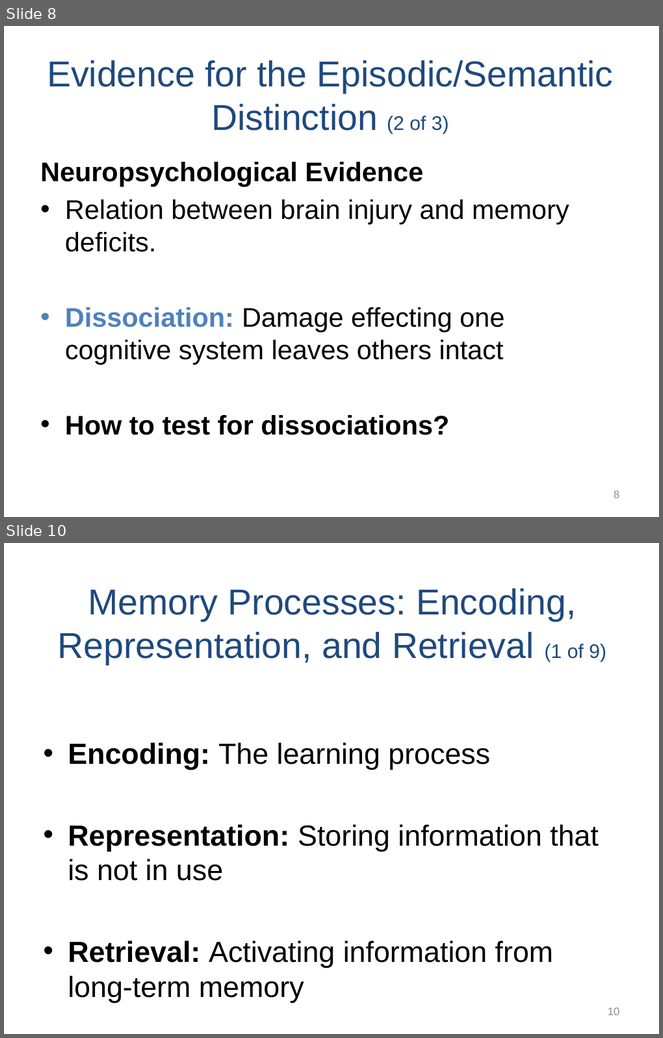
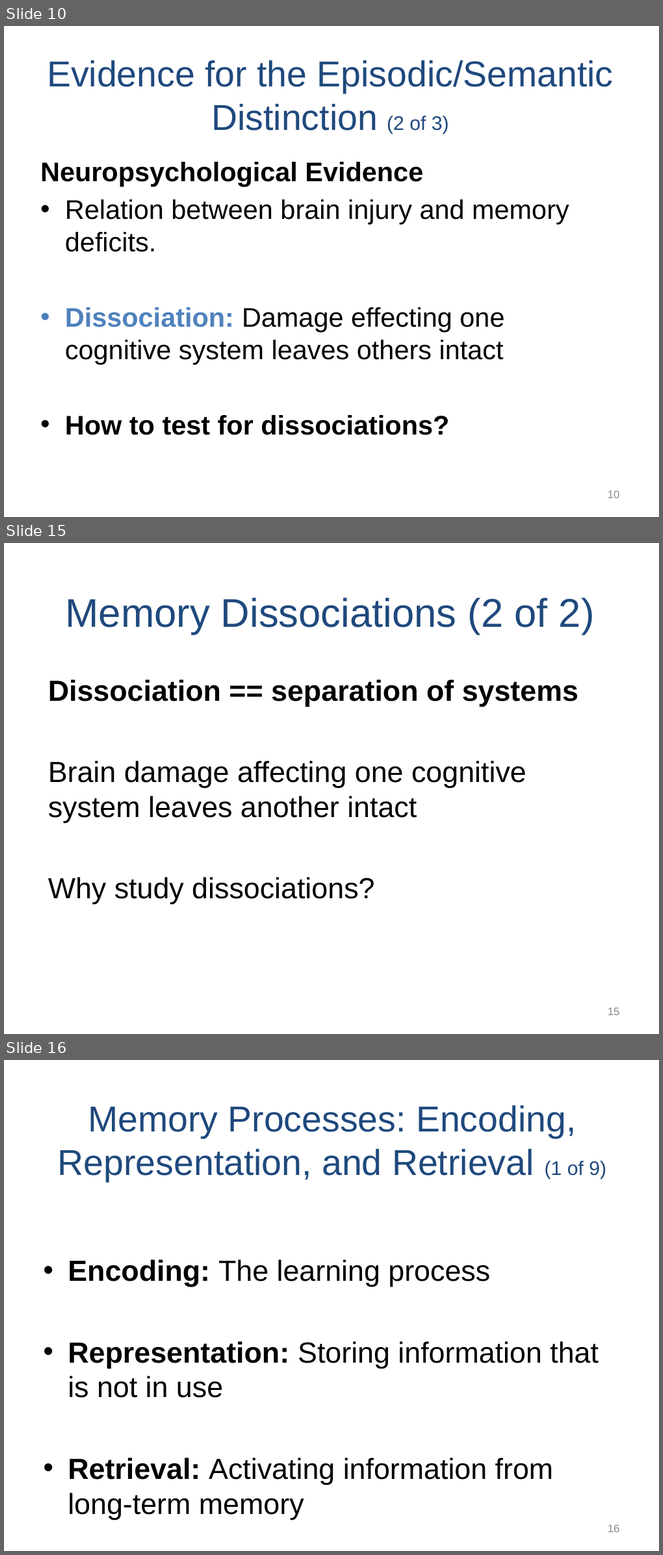
Before and after one commit to npm27/Teaching-Materials, a slide deck: Memory/Slides/Chapter 4.PPTX. Shown one above the other, each under a label of ours: slides 8 and 10 before the commit, slides 10, 15 and 16 after it; the slides between them are not shown. The pictures are 663x1038 and 663x1555 pixels, drawn with LibreOffice and Linux fonts; fonts in the diff are those of the drawing. Boxes give left, top, right and bottom in pixels: in the first picture for what was removed or moved away, otherwise in the second. Text is boxed around its words. In the diff, an @@ line names an element or a change of style, - is before the commit and + after.

```diff
--- a/Memory/Slides/Chapter 4.PPTX
+++ b/Memory/Slides/Chapter 4.PPTX
@@ slide 15 added at (x1=4, y1=543, x2=659, y2=1034), background #FFFFFF @@
@@ title added at (x1=65, y1=598, x2=595, y2=635), 44 pt, text #1F497D @@
+Memory Dissociations (2 of 2)
@@ text added at (x1=48, y1=679, x2=579, y2=904), 32 pt, text #000000 @@
+Dissociation == separation of systems
+Brain damage affecting one cognitive system leaves another intact
+Why study dissociations?
@@ page number added at (x1=608, y1=1008, x2=620, y2=1016), 12 pt, text #8C8C8C @@
+15
@@ what was slide 8 is now slide 10 @@
@@ page number at (x1=608, y1=491, x2=620, y2=499): text changed @@
-8
+10
@@ what was slide 10 is now slide 16 @@
@@ page number at (x1=608, y1=1525, x2=620, y2=1533): text changed @@
-10
+16
```
Also in this commit, not shown: 3 slides changed, 5 other slides added.
